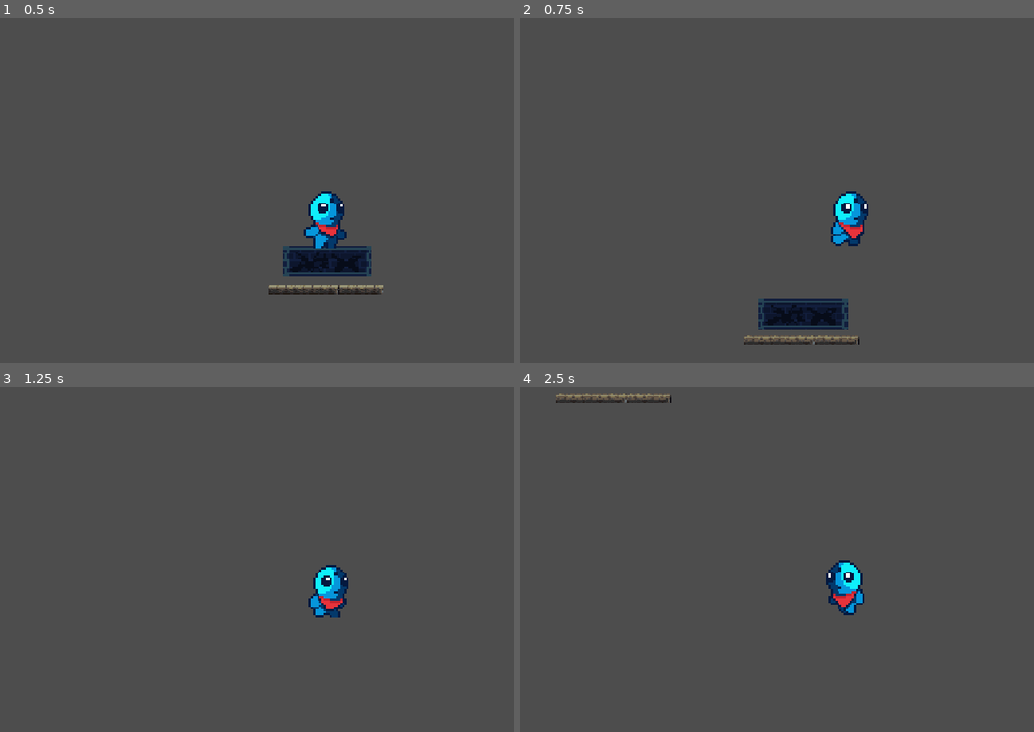
Above: before the commit, frames 1-4 (two rows, left to right).
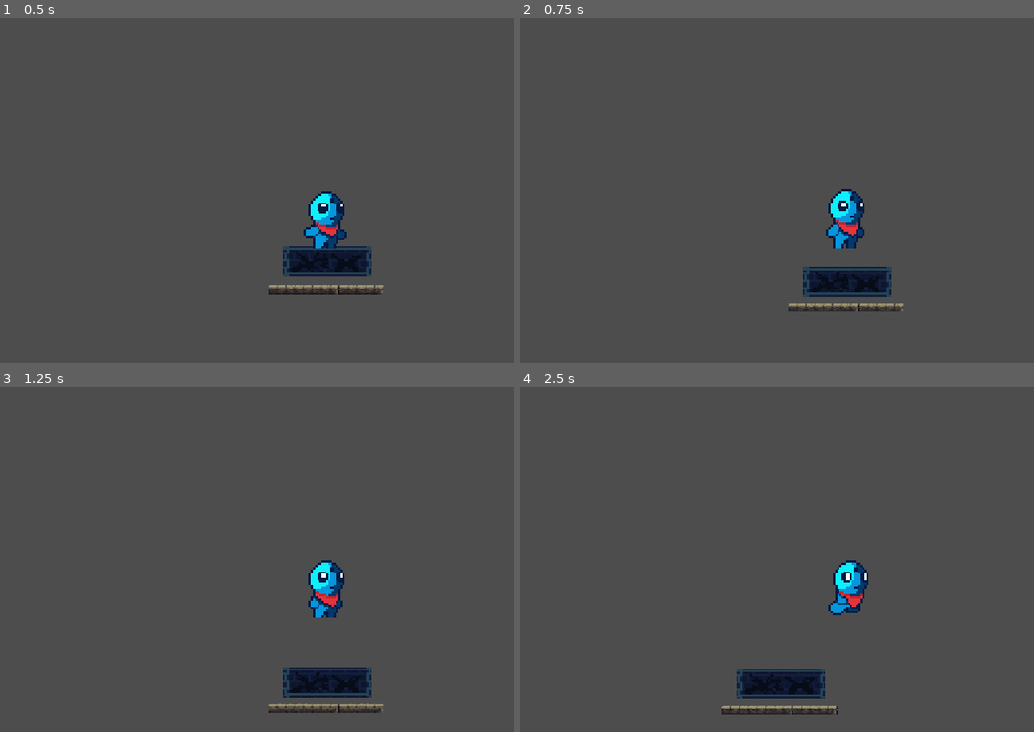
Above: after the commit, the same moments.

Repository: Yuco135/haven-game
Game: Godot game, scene res://Levels/Scene/level_1.tscn
Same seed, same stepped clock (60 frames per second), same inputs: the game is played once before the commit and once after it. Before the commit the project starts from res://level_1.tscn.
Inputs (mouse positions are in pixels of both pictures, inside the frame that each line leads up to):
- Up to frame 1 (0.5 s): no input
- Up to frame 2 (0.75 s): tap Enter (ui_accept) at 0.5 s; move the mouse to (977, 166) at 0.52 s; hold D (Right) from 0.53 s (still down); hold E (Rewind) from 0.53 s (still down)
- Up to frame 3 (1.25 s): keep holding D (Right); keep holding E (Rewind); tap Enter (ui_accept) at 0.77 s; click (457, 535) at 0.8 s
- Up to frame 4 (2.5 s): move the mouse to (710, 569) at 1.27 s; release E (Rewind) at 1.28 s; click (710, 569) at 1.35 s; tap Enter (ui_accept) at 1.52 s; tap Tab (bounce) at 1.55, 2.1 s; move the mouse to (900, 473) at 2.02 s; release D (Right) at 2.03 s; hold A (Left) from 2.03 s (still down); hold E (Rewind) from 2.03 s (still down)

Frame 1 is identical in both runs. In frame 2, 4.5% of the frame differs, in the area x 43-75%, y 49-95%; in frame 3, 2.7%; in frame 4, 3.2%.

Commit message:
starting attack

Diff:
--- a/level_1.tscn
+++ b/Levels/Scene/level_1.tscn
@@ -1,15 +1,15 @@
 [gd_scene format=4 uid="uid://cpccb85iolucd"]
 
-[ext_resource type="PackedScene" uid="uid://b00b4e6qhqayl" path="res://Player/player.tscn" id="1_5hph3"]
-[ext_resource type="Script" uid="uid://c6a7shlfdgvhs" path="res://level_1.gd" id="1_j7kpp"]
-[ext_resource type="PackedScene" uid="uid://dtcx1oxcys2c0" path="res://Main Stuff/Scenes/single_use_platform.tscn" id="2_j7kpp"]
-[ext_resource type="Texture2D" uid="uid://dkc7ge3q35pak" path="res://Art/Level Art/spr_tileset_sunnysideworld_16px.png" id="3_bjebc"]
-[ext_resource type="Texture2D" uid="uid://hgt455fttcol" path="res://Art/Level Art/GandalfHardcore city tiles 32x32.png" id="4_5rr72"]
-[ext_resource type="Texture2D" uid="uid://cjq7pdwf0wyvp" path="res://Art/Enjl-Teal Tower Tileset/Enjl-Teal Tower Tileset/tileset.png" id="5_gyffv"]
-[ext_resource type="Texture2D" uid="uid://6lwxp7rrypaw" path="res://Art/Level Art/Building Tiles 32x32.png" id="6_1pe0h"]
+[ext_resource type="Script" uid="uid://c6a7shlfdgvhs" path="res://Levels/Script/level_1.gd" id="1_2l4ca"]
+[ext_resource type="PackedScene" uid="uid://b00b4e6qhqayl" path="res://Player/player.tscn" id="2_10d4x"]
+[ext_resource type="PackedScene" uid="uid://dtcx1oxcys2c0" path="res://Main Stuff/Scenes/single_use_platform.tscn" id="3_i5eor"]
+[ext_resource type="Texture2D" uid="uid://dkc7ge3q35pak" path="res://Art/Level Art/spr_tileset_sunnysideworld_16px.png" id="4_b1qg1"]
+[ext_resource type="Texture2D" uid="uid://hgt455fttcol" path="res://Art/Level Art/GandalfHardcore city tiles 32x32.png" id="5_52kyh"]
+[ext_resource type="Texture2D" uid="uid://cjq7pdwf0wyvp" path="res://Art/Enjl-Teal Tower Tileset/Enjl-Teal Tower Tileset/tileset.png" id="6_66pvd"]
+[ext_resource type="Texture2D" uid="uid://6lwxp7rrypaw" path="res://Art/Level Art/Building Tiles 32x32.png" id="7_4vw7g"]
 
 [sub_resource type="TileSetAtlasSource" id="TileSetAtlasSource_5vw27"]
-texture = ExtResource("3_bjebc")
+texture = ExtResource("4_b1qg1")
 12:0/0 = 0
 13:0/0 = 0
 14:0/0 = 0
@@ -2768,11 +2768,11 @@
 sources/3 = SubResource("TileSetAtlasSource_272bh")
 
 [node name="Node2D" type="Node2D" unique_id=1040598898]
-script = ExtResource("1_j7kpp")
+script = ExtResource("1_2l4ca")
 
-[node name="player" parent="." unique_id=220968066 instance=ExtResource("1_5hph3")]
+[node name="player" parent="." unique_id=220968066 instance=ExtResource("2_10d4x")]
 
-[node name="single_use_platform" parent="." unique_id=1747841990 instance=ExtResource("2_j7kpp")]
+[node name="single_use_platform" parent="." unique_id=1747841990 instance=ExtResource("3_i5eor")]
 position = Vector2(548, 586)
 
 [node name="TileMapLayer" type="TileMapLayer" parent="." unique_id=2112035553]
--- a/game_manager.tscn
+++ b/Main Stuff/Scenes/game_manager.tscn
@@ -1,6 +1,6 @@
 [gd_scene format=3 uid="uid://dn7umktrme837"]
 
-[ext_resource type="Script" uid="uid://wyro5a3k75ml" path="res://game_manager.gd" id="1_70yv6"]
+[ext_resource type="Script" uid="uid://wyro5a3k75ml" path="res://Main Stuff/Script/game_manager.gd" id="1_70yv6"]
 
 [node name="GameManager" type="Node" unique_id=1681722219]
 process_mode = 3
--- a/game_manager.gd
+++ b/Main Stuff/Script/game_manager.gd
@@ -30,6 +30,8 @@
 		$"bounce timer".start()
 		can_bounce=false
 		player.JUMP_VELOCITY = -750.0
+
+	simple_rewind()
 
 func simple_rewind() -> void:
 	if player:
@@ -75,8 +77,7 @@
 
 func _on_bounce_again_timeout() -> void:
 	can_bounce = true
-	if Input.is_action_just_pressed("Rewind"):
+	if Input.is_action_just_pressed("bounce") and can_bounce:
 		$"Bounce timer".start()
 		can_bounce=false
 		player.JUMP_VELOCITY = -750.0
-		simple_rewind()
--- a/Player/player.gd
+++ b/Player/player.gd
@@ -48,26 +48,19 @@
 		$dash_timer.start()
 		$dash_again_timer.start()
 
-	if Input.is_action_just_pressed("attack") and is_on_floor():
-		is_attacking = true
-		velocity.x = 0
-		animated_sprite.play("attack")
-		await animated_sprite.animation_finished
-		is_attacking = false
 	# Get the input direction and handle the movement/deceleration.
 	# As good practice, you should replace UI actions with custom gameplay actions.
 	var direction := Input.get_axis("Left", "Right")
-	if not is_attacking:
-		if direction:
-			if dashing:
-				velocity.x = direction * DASH_SPEED
-			else:
-				velocity.x = direction * SPEED
-				animated_sprite.play("run")
-				animated_sprite.flip_h = direction < 0
+	if direction:
+		if dashing:
+			velocity.x = direction * DASH_SPEED
 		else:
-			velocity.x = move_toward(velocity.x, 0, SPEED)
-			animated_sprite.play("idle")
+			velocity.x = direction * SPEED
+			animated_sprite.play("run")
+			animated_sprite.flip_h = direction < 0
+	else:
+		velocity.x = move_toward(velocity.x, 0, SPEED)
+		animated_sprite.play("idle")
 
 	move_and_slide()
 
Not shown: 3 places in Levels/Scene/level_1.tscn that only renumber resources
Renamed: level_1.gd -> Levels/Script/level_1.gd
Renamed: level_1.gd.uid -> Levels/Script/level_1.gd.uid
Renamed: game_manager.gd.uid -> Main Stuff/Script/game_manager.gd.uid
